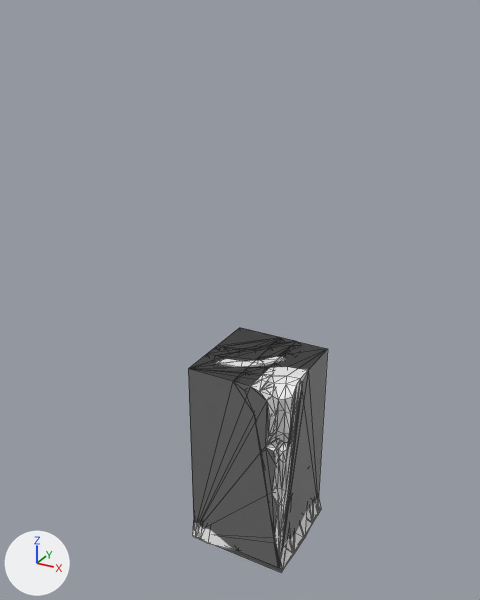
The glTF model client/public/models/tileset.glb as it was, and as the next commit left it.
One viewpoint serves both versions: a camera (50 mm lens) standing at (1.53, -2.79, 1.55) and looking at (0.01, -0.02, 0.17). The axes (+X, +Y, +Z) are drawn at lower left. The lights are the same throughout. The older version comes first. Mesh edges are drawn as thin lines. Where no turn or scale is listed for an object, it has been applied to the vertices.

In view in the first picture: 'tile_bank_edge_0', 'tile_bank_edge_2', 'tile_bank_inner', 'tile_bank_outer', 'tile_cliff_edge_0', 'tile_cliff_edge_1', 'tile_cliff_edge_2', 'tile_cliff_inner', 'tile_cliff_outer'.
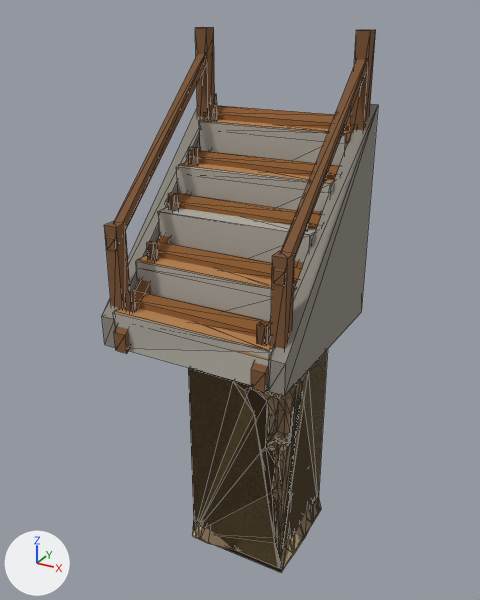
The change, as a diff of the scene's bpy script:
```diff
--- a/client/public/models/tileset.glb.py
+++ b/client/public/models/tileset.glb.py
@@ me_tile_bank_edge_0 @@
 me_tile_bank_edge_0.from_pydata(...)  # 39 vertices, 64 faces; spans x 0.0..0.526, y -0.5..0.0, z -1.0..0.0
+me_tile_bank_edge_0.materials.append(mat_tile_bank)  # beige #cdb98a
@@ me_tile_bank_edge_2 @@
 me_tile_bank_edge_2.from_pydata(...)  # 39 vertices, 64 faces; spans x 0.0..0.522, y -0.5..0.0, z -1.0..0.0
+me_tile_bank_edge_2.materials.append(mat_tile_bank)  # beige #cdb98a
@@ me_tile_bank_inner @@
 me_tile_bank_inner.from_pydata(...)  # 40 vertices, 68 faces; spans x 0.0..0.5, y -0.5..0.0, z -1.0..0.0
+me_tile_bank_inner.materials.append(mat_tile_bank)  # beige #cdb98a
@@ me_tile_bank_outer @@
 me_tile_bank_outer.from_pydata(...)  # 66 vertices, 126 faces; spans x 0.0..0.52, y -0.524..0.0, z -1.0..0.0
+me_tile_bank_outer.materials.append(mat_tile_bank)  # beige #cdb98a
@@ me_tile_cliff_edge_0 @@
 me_tile_cliff_edge_0.from_pydata(...)  # 64 vertices, 114 faces; spans x 0.0..0.528, y -0.5..0.0, z -1.0..0.005
+me_tile_cliff_edge_0.materials.append(mat_tile_cliff)  # brown #8a7356
@@ me_tile_cliff_edge_1 @@
 me_tile_cliff_edge_1.from_pydata(...)  # 64 vertices, 114 faces; spans x 0.0..0.522, y -0.5..0.0, z -1.0..0.0
+me_tile_cliff_edge_1.materials.append(mat_tile_cliff)  # brown #8a7356
@@ me_tile_cliff_edge_2 @@
 me_tile_cliff_edge_2.from_pydata(...)  # 64 vertices, 114 faces; spans x 0.0..0.522, y -0.5..0.0, z -1.0..0.0
+me_tile_cliff_edge_2.materials.append(mat_tile_cliff)  # brown #8a7356
@@ me_tile_cliff_inner @@
 me_tile_cliff_inner.from_pydata(...)  # 65 vertices, 118 faces; spans x 0.0..0.5, y -0.5..0.0, z -1.0..0.0
+me_tile_cliff_inner.materials.append(mat_tile_cliff)  # brown #8a7356
@@ me_tile_cliff_outer @@
 me_tile_cliff_outer.from_pydata(...)  # 111 vertices, 216 faces; spans x 0.0..0.52, y -0.528..0.0, z -1.0..0.006
+me_tile_cliff_outer.materials.append(mat_tile_cliff)  # brown #8a7356
@@ ob_stairs_wood_treads @@
+ob_stairs_wood_treads = bpy.data.objects.new('stairs_wood_treads', me_stairs_wood_treads)  # 40 vertices, 60 faces; spans x -0.426..0.426, y -0.494..0.483, z 0.152..1.003; in mat_stairs_wood (orange #b98450)
+ob_stairs_wood_treads.location = (0.0, 0.0, 0.0)
@@ ob_stairs_wood_frame @@
+ob_stairs_wood_frame = bpy.data.objects.new('stairs_wood_frame', me_stairs_wood_frame)  # 64 vertices, 96 faces; spans x -0.475..0.475, y -0.52..0.5, z 0.0..1.46; in mat_stairs_wood_dark (brown #7c5534)
+ob_stairs_wood_frame.location = (0.0, 0.0, 0.0)
@@ ob_stairs_stone_steps @@
+ob_stairs_stone_steps = bpy.data.objects.new('stairs_stone_steps', me_stairs_stone_steps)  # 40 vertices, 60 faces; spans x -0.431..0.43, y -0.502..0.521, z -0.005..0.997; in mat_stairs_stone (grey #b3aea4)
+ob_stairs_stone_steps.location = (0.0, 0.0, 0.0)
@@ ob_stairs_stone_cheeks @@
+ob_stairs_stone_cheeks = bpy.data.objects.new('stairs_stone_cheeks', me_stairs_stone_cheeks)  # 16 vertices, 24 faces; spans x -0.5..0.5, y -0.5..0.5, z 0.0..1.12; in mat_stairs_stone_dark (grey #8f8a80)
+ob_stairs_stone_cheeks.location = (0.0, 0.0, 0.0)
@@ ob_stairs_log_stakes @@
+ob_stairs_log_stakes = bpy.data.objects.new('stairs_log_stakes', me_stairs_log_stakes)  # 80 vertices, 120 faces; spans x -0.38..0.38, y -0.46..0.37, z 0.06..1.09; in mat_stairs_log_stake (brown #6b4a2e)
+ob_stairs_log_stakes.location = (0.0, 0.0, 0.0)
@@ ob_stairs_log_logs @@
+ob_stairs_log_logs = bpy.data.objects.new('stairs_log_logs', me_stairs_log_logs)  # a 7-sided cylinder along x spanning x -0.44..0.44, y -0.413..-0.267, z 0.112..0.255; a 7-sided cylinder along x spanning x -0.44..0.44, y -0.216..-0.064, z 0.31..0.458; a 7-sided cylinder along x spanning x -0.44..0.44, y -0.021..0.141, z 0.505..0.663; a 7-sided cylinder along x spanning x -0.44..0.44, y 0.187..0.333, z 0.713..0.855; a 7-sided cylinder along x spanning x -0.44..0.44, y 0.379..0.541, z 0.905..1.064; in mat_stairs_log (brown #8b5a2b)
+ob_stairs_log_logs.location = (0.0, 0.0, 0.0)
```

Where the change shows, as pixel boxes (x1, y1, x2, y2) in the pictures (480 x 600 px):
'stairs_stone_steps', added
    after: (113, 122, 348, 391)
'tile_cliff_inner', recoloured (white to brown)
    both: (188, 349, 328, 567)
'stairs_stone_cheeks', added
    after: (102, 94, 378, 396)
'stairs_wood_frame', added
    after: (104, 27, 376, 393)
'stairs_log_logs', added (brown)
    after: (132, 106, 351, 339)
'tile_bank_inner', recoloured
    both: (188, 350, 327, 568)
'stairs_wood_treads', added
    after: (115, 118, 352, 360)
'tile_bank_edge_0', recoloured
    both: (191, 369, 301, 570)
'tile_cliff_edge_0', recoloured
    both: (188, 368, 321, 569)
'tile_cliff_outer', recoloured
    both: (192, 519, 282, 572)
'stairs_log_stakes', added
    after: (125, 103, 327, 346)
'tile_cliff_edge_1', recoloured
    both: (270, 440, 321, 569)
'tile_bank_outer', recoloured
    both: (192, 522, 203, 538)
'tile_cliff_edge_2', recoloured
    both: (266, 390, 312, 568)
'tile_bank_edge_2', recoloured
    both: (290, 533, 298, 544)
